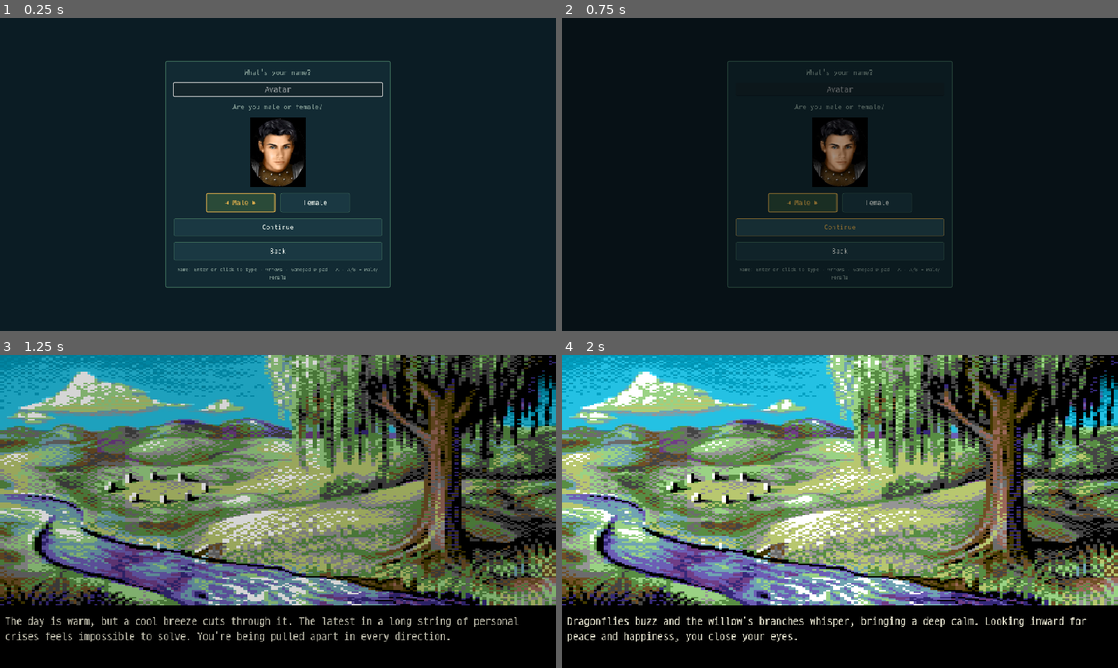
Above: before the commit, frames 1-4 (two rows, left to right).
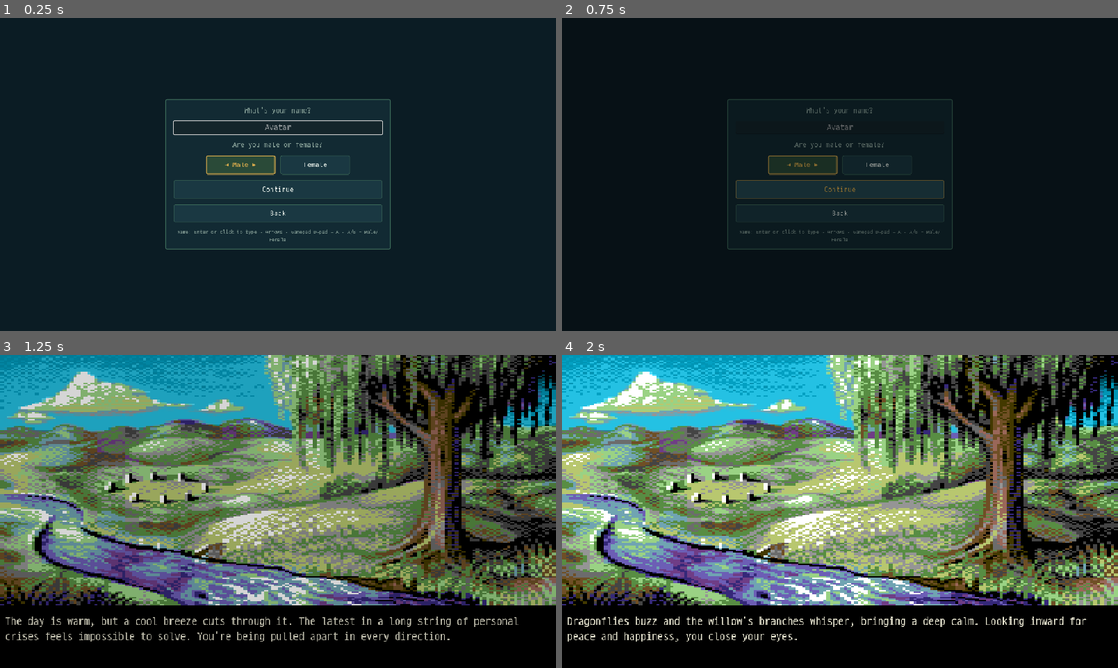
Above: after the commit, the same moments.

Repository: PureDarkChoco/Ultima4R
Game: Godot game, scene res://scenes/intro/name_gender.tscn
Same seed, same stepped clock (60 frames per second), same inputs: the game is played once before the commit and once after it. This scene is started directly instead of the project's main scene.
Inputs (mouse positions are in pixels of both pictures, inside the frame that each line leads up to):
- Up to frame 1 (0.25 s): no input
- Up to frame 2 (0.75 s): click "Continue" at 0.5 s
- Up to frame 3 (1.25 s): no input
- Up to frame 4 (2 s): tap Enter (confirm) at 1.25 s; move the mouse to (962, 495) at 1.27 s; hold Right (move_right) from 1.28 s (still down); hold A (choice_a) from 1.28 s (still down); click (962, 495) at 1.42 s; tap Space at 1.52 s

The runs differ from the first frame. In frame 1, 6.6% of the frame differs, in the area x 29-71%, y 13-87%; in frame 2, 3.8%; in frame 3, nothing differs; in frame 4, nothing differs.

Commit message:
Refresh Ztats portraits and size the face to the INT row.
Swap numbered companion art for named 240×300 portraits, load avatar faces by class and sex, and grow the status sheet portrait after layout so it lines up on first open.

Co-authored-by: Cursor <cursoragent@cursor.com>

Diff:
--- a/scenes/intro/name_gender.gd
+++ b/scenes/intro/name_gender.gd
@@ -1,10 +1,7 @@
 extends Control
 
 ## xu4 initiateNewGame: name + sex before story / virtue questions.
-
-const PORTRAIT_MALE := "res://assets/portraits/companions/avatar_male.png"
-const PORTRAIT_FEMALE := "res://assets/portraits/companions/avatar_female.png"
-const PORTRAIT_H := 160.0
+## Avatar face is not shown here — Ztats uses class+sex art from portraits/avatars.
 
 @onready var _prompt: Label = %Prompt
 @onready var _sex_prompt: Label = %SexPrompt
@@ -19,8 +16,6 @@
 
 var _sex_group := ButtonGroup.new()
 var _name_editing := false
-var _tex_male: Texture2D
-var _tex_female: Texture2D
 
 
 func _ready() -> void:
@@ -35,12 +30,10 @@
 	UiTheme.style_button(_continue)
 	UiTheme.style_button(_back)
 
-	_tex_male = load(PORTRAIT_MALE) as Texture2D
-	_tex_female = load(PORTRAIT_FEMALE) as Texture2D
-	_portrait.expand_mode = TextureRect.EXPAND_IGNORE_SIZE
-	_portrait.stretch_mode = TextureRect.STRETCH_KEEP_ASPECT_CENTERED
-	_portrait.texture_filter = CanvasItem.TEXTURE_FILTER_LINEAR
-	_portrait.custom_minimum_size = Vector2(PORTRAIT_H * 0.85, PORTRAIT_H)
+	if _portrait:
+		_portrait.visible = false
+		_portrait.texture = null
+		_portrait.custom_minimum_size = Vector2.ZERO
 
 	_name.add_theme_font_size_override("font_size", 20)
 	UiTheme.apply_font(_name)
@@ -192,8 +185,6 @@
 	_female.text = ("◀ %s ▶" if not male_on else "%s") % Locale.t("sex_female")
 	UiTheme.style_choice_button(_male, male_on)
 	UiTheme.style_choice_button(_female, not male_on)
-	if _portrait:
-		_portrait.texture = _tex_male if male_on else _tex_female
 
 
 func _on_continue() -> void:
--- a/src/ui/party_roster.gd
+++ b/src/ui/party_roster.gd
@@ -22,18 +22,21 @@
 	"res://assets/portraits/classes/07_shepherd.png",
 ]
 ## Painted companion / Avatar faces for Ztats sheet (class index 0..7).
+## Source art is 240×300; ZtatsPanel scales to FACE_SIZE (same on-screen size as before).
 const ZTATS_COMPANION_PATHS := [
-	"res://assets/portraits/companions/00_mariah.png",
-	"res://assets/portraits/companions/01_iolo.png",
-	"res://assets/portraits/companions/02_geoffrey.png",
-	"res://assets/portraits/companions/03_jaana.png",
-	"res://assets/portraits/companions/04_julia.png",
-	"res://assets/portraits/companions/05_dupre.png",
-	"res://assets/portraits/companions/06_shamino.png",
-	"res://assets/portraits/companions/07_katrina.png",
+	"res://assets/portraits/companions/mariah_portrait.png",
+	"res://assets/portraits/companions/iolo_portrait.png",
+	"res://assets/portraits/companions/geoffrey_portrait.png",
+	"res://assets/portraits/companions/jaana_portrait.png",
+	"res://assets/portraits/companions/julia_portrait.png",
+	"res://assets/portraits/companions/dupre_portrait.png",
+	"res://assets/portraits/companions/shamino_portrait.png",
+	"res://assets/portraits/companions/katrina_portrait.png",
 ]
-const ZTATS_AVATAR_MALE := "res://assets/portraits/companions/avatar_male.png"
-const ZTATS_AVATAR_FEMALE := "res://assets/portraits/companions/avatar_female.png"
+## Avatar protagonist face: class + sex under assets/portraits/avatars/.
+const AVATAR_CLASS_NAMES := [
+	"mage", "bard", "fighter", "druid", "tinker", "paladin", "ranger", "shepherd",
+]
 const CORPSE_PATH := "res://assets/portraits/classes/corpse.png"
 
 const COMPANION_NAMES := [
@@ -708,15 +711,21 @@
 
 
 static func _ztats_face_portrait(klass: int, is_avatar: bool) -> Texture2D:
-	## Avatar → gender face; companions → painted class portrait.
+	## Avatar → class+sex portrait; companions → painted companion portrait.
 	var path := ""
 	if is_avatar:
-		path = ZTATS_AVATAR_FEMALE if GameState.player_sex == "female" else ZTATS_AVATAR_MALE
+		path = _avatar_portrait_path(klass, GameState.player_sex)
 	elif klass >= 0 and klass < ZTATS_COMPANION_PATHS.size():
 		path = ZTATS_COMPANION_PATHS[klass]
 	if path.is_empty():
 		return null
 	return _load_texture_file(path)
+
+
+static func _avatar_portrait_path(klass: int, sex: String) -> String:
+	var k := clampi(klass, 0, AVATAR_CLASS_NAMES.size() - 1)
+	var sex_key := "female" if sex == "female" else "male"
+	return "res://assets/portraits/avatars/%s_%s.png" % [AVATAR_CLASS_NAMES[k], sex_key]
 
 
 static func _load_texture_file(path: String) -> Texture2D:
--- a/src/ui/ztats_panel.gd
+++ b/src/ui/ztats_panel.gd
@@ -29,7 +29,10 @@
 const HP_CRIT_RATIO := 0.30
 
 const TILE_SIZE := 32
+## Minimum face box; actual height is synced to the INT row bottom.
 const FACE_SIZE := 84
+## Painted portraits are 240×300 (4:5).
+const FACE_ASPECT := 240.0 / 300.0
 ## Top (above name) and bottom (below bars) — keep equal, keep modest so bars fit.
 const OUTER_PAD := 4
 const IDENT_SEP := 6
@@ -84,10 +87,13 @@
 var _inv_saved_scroll: Dictionary = {}
 ## When true, next refresh restores saved scroll instead of starting at top.
 var _inv_keep_scroll := false
+## Cancels in-flight face sync awaits when a newer sync is requested.
+var _face_sync_gen := 0
 var _tile_host: Control
 var _tile: TextureRect
 var _sleep_zz: Label
 var _face: TextureRect
+var _face_slot: Control
 var _sex: Label
 var _meta: Label
 var _status: Label
@@ -130,6 +136,7 @@
 	size_flags_vertical = Control.SIZE_EXPAND_FILL
 	_build()
 	_build_inv()
+	resized.connect(_sync_face_to_int_row)
 
 
 func is_open() -> bool:
@@ -150,6 +157,8 @@
 	visible = true
 	move_to_front()
 	set_process(_needs_status_pulse())
+	## First open: layout isn't ready in the same idle as visible=true.
+	_request_face_sync()
 
 
 func open_inventory(page: int, restore_scroll: bool = true) -> void:
@@ -446,22 +455,23 @@
 	info.add_child(_level)
 
 	## Width reserved for portrait; height 0 so head height == zone-1 text only.
-	var face_slot := Control.new()
-	face_slot.custom_minimum_size = Vector2(FACE_SIZE, 0)
-	face_slot.size_flags_horizontal = Control.SIZE_SHRINK_END
-	face_slot.size_flags_vertical = Control.SIZE_SHRINK_BEGIN
-	face_slot.mouse_filter = Control.MOUSE_FILTER_IGNORE
-	face_slot.clip_contents = false
-	head.add_child(face_slot)
+	## Face itself extends down through STR/DEX/INT (see _sync_face_to_int_row).
+	_face_slot = Control.new()
+	_face_slot.custom_minimum_size = Vector2(FACE_SIZE * FACE_ASPECT, 0)
+	_face_slot.size_flags_horizontal = Control.SIZE_SHRINK_END
+	_face_slot.size_flags_vertical = Control.SIZE_SHRINK_BEGIN
+	_face_slot.mouse_filter = Control.MOUSE_FILTER_IGNORE
+	_face_slot.clip_contents = false
+	head.add_child(_face_slot)
 
 	_face = TextureRect.new()
 	_face.position = Vector2.ZERO
-	_face.size = Vector2(FACE_SIZE, FACE_SIZE)
+	_face.size = Vector2(FACE_SIZE * FACE_ASPECT, FACE_SIZE)
 	_face.expand_mode = TextureRect.EXPAND_IGNORE_SIZE
 	_face.stretch_mode = TextureRect.STRETCH_KEEP_ASPECT_CENTERED
 	_face.texture_filter = CanvasItem.TEXTURE_FILTER_LINEAR
 	_face.mouse_filter = Control.MOUSE_FILTER_IGNORE
-	face_slot.add_child(_face)
+	_face_slot.add_child(_face)
 
 	## (1-2) + (2-3) + (3-4) leftover space split equally → only zones 2 & 3 move.
 	_add_section_spacer(root)
@@ -1061,6 +1071,40 @@
 	_apply_fill_width(_exp_fill)
 
 
+func _request_face_sync() -> void:
+	## Wait until after visibility + container sort so INT row Y is real.
+	_face_sync_gen += 1
+	_face_sync_after_layout(_face_sync_gen)
+
+
+func _face_sync_after_layout(gen: int) -> void:
+	await get_tree().process_frame
+	if gen != _face_sync_gen:
+		return
+	_sync_face_to_int_row()
+	## Face width change can reflow the head; settle once more.
+	await get_tree().process_frame
+	if gen != _face_sync_gen:
+		return
+	_sync_face_to_int_row()
+
+
+func _sync_face_to_int_row() -> void:
+	## Stretch the portrait so its bottom lines up with the INT attribute row.
+	if _face == null or _face_slot == null or _attr_int == null:
+		return
+	if not is_visible_in_tree() or _char_root == null or not _char_root.visible:
+		return
+	if _attr_int.size.y < 1.0:
+		return
+	var face_top := _face_slot.global_position.y
+	var int_bottom := _attr_int.global_position.y + _attr_int.size.y
+	var h := maxf(float(FACE_SIZE), int_bottom - face_top)
+	var w := h * FACE_ASPECT
+	_face.size = Vector2(w, h)
+	_face_slot.custom_minimum_size = Vector2(w, 0)
+
+
 func _build_inv() -> void:
 	_inv_root = MarginContainer.new()
 	_inv_root.set_anchors_and_offsets_preset(Control.PRESET_FULL_RECT)
Binary file added: assets/portraits/avatars/bard_female.png
Binary file added: assets/portraits/avatars/bard_male.png
Binary file added: assets/portraits/avatars/druid_female.png
Binary file added: assets/portraits/avatars/druid_male.png
Binary file added: assets/portraits/avatars/fighter_female.png
Binary file added: assets/portraits/avatars/fighter_male.png
Binary file added: assets/portraits/avatars/mage_female.png
Binary file added: assets/portraits/avatars/mage_male.png
Binary file added: assets/portraits/avatars/paladin_female.png
Binary file added: assets/portraits/avatars/paladin_male.png
Binary file added: assets/portraits/avatars/ranger_female.png
Binary file added: assets/portraits/avatars/ranger_male.png
(and 32 more such lines)
